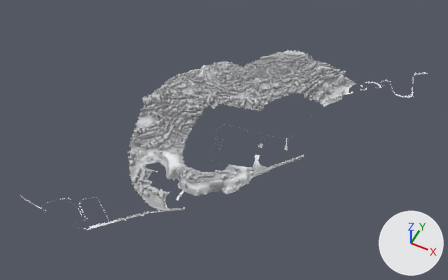
A saved change to the glTF model public/environments/mc-1929/city.glb.
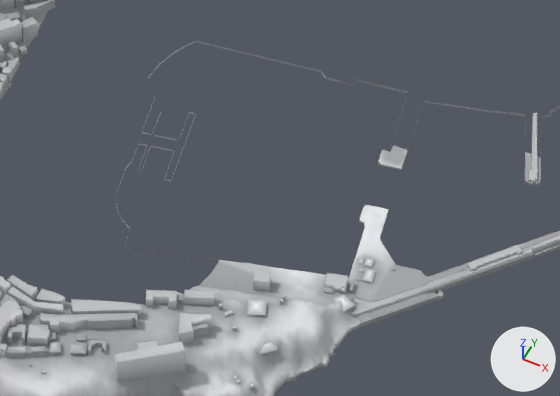
The first picture shows the older version from a camera (50 mm lens) standing at (1425.0, -3421.0, 4065.0) and looking at (-199.0, -174.0, 5.0). The close-ups show the older and then the newer version on the part from 42% to 65% of the width and 42% to 68% of the height of that picture. Only the edits that show in the close-ups are written down. Every picture has the same lights, and +X, +Y and +Z are marked at lower right. Where no turn or scale is listed for an object, it has been applied to the vertices.

Objects in the first close-up: 'building', 'shore', 'terrain'.
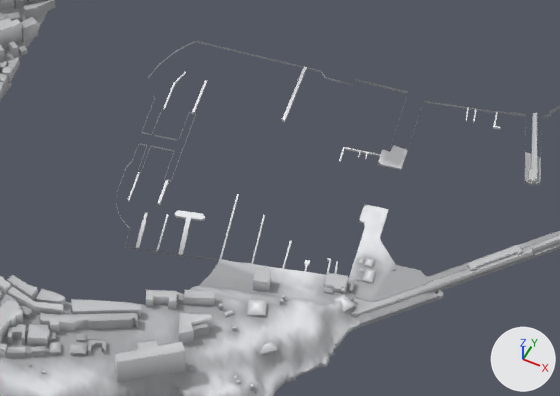
Pixel boxes (x1, y1, x2, y2) of what changed, in the close-ups (560 x 396 px):
'pier', added
    after: (128, 66, 501, 274)

The change, as a list of edits to the scene's bpy script:
```text
Add mat_pier:
    mat_pier = bpy.data.materials.new('pier')
    # nodes: BsdfPrincipled, Mix, OutputMaterial, VertexColor
    # colours: white #eceef1, mixed with the vertex colours
Add me_pier:
    me_pier.from_pydata(...)  # 1034 vertices, 1489 faces; spans x -989.0..989.0, y -1333.0..1333.0, z -3.0..3.0
    me_pier.materials.append(mat_pier)
Add ob_pier:
    ob_pier = bpy.data.objects.new('pier', me_pier)
    ob_pier.location = (124.0, -34.0, 0.0)
```
